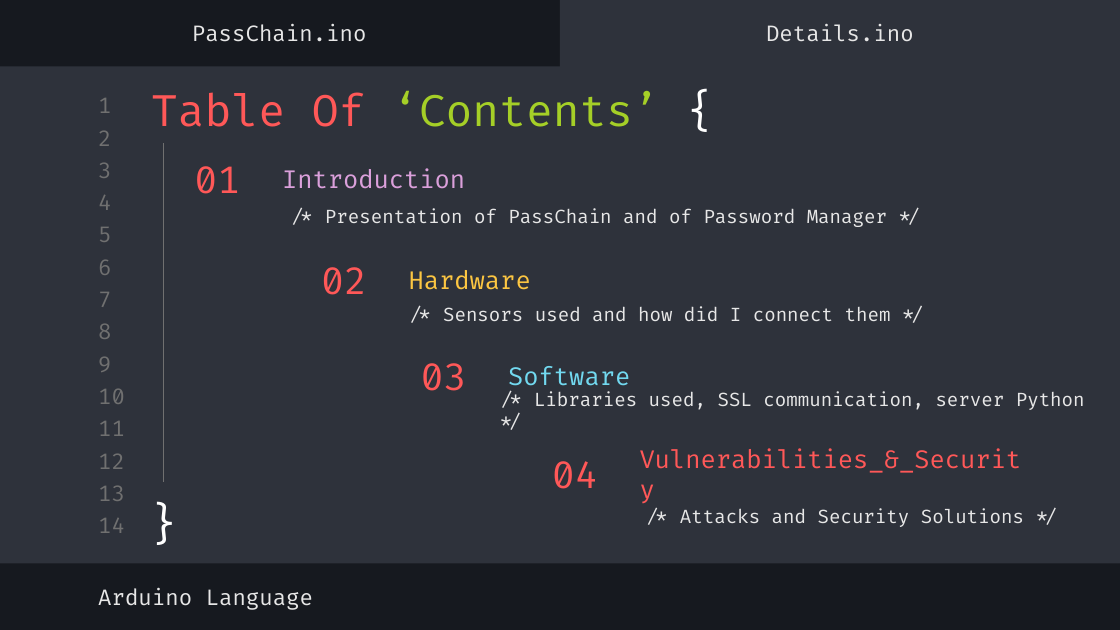
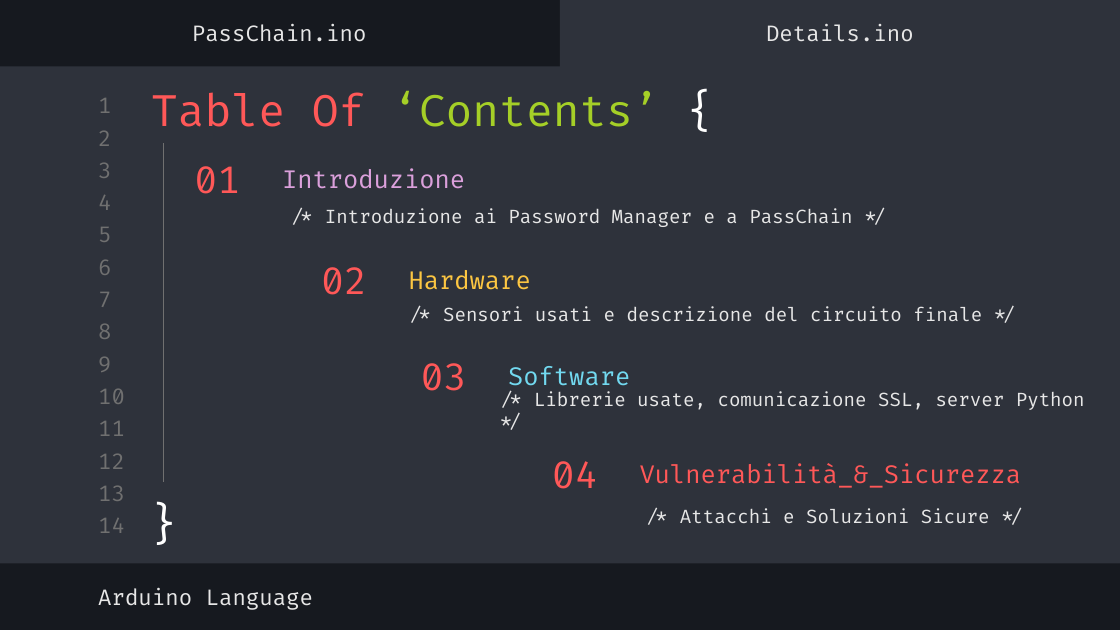
Before and after one commit to Alberto-00/PassChain-IoT, a slide deck: slide 2 of Documentazione/Presentazione/Presentazione.pptx. Drawn at 1120x630 pixels with LibreOffice and Linux fonts; fonts in the diff are those of the drawing. Boxes give left, top, right and bottom in pixels: in the first picture for what was removed or moved away, otherwise in the second. Text is boxed around its words. In the diff, an @@ line names an element or a change of style, - is before the commit and + after.

```diff
--- a/Documentazione/Presentazione/Presentazione.pptx
+++ b/Documentazione/Presentazione/Presentazione.pptx
@@ subtitle at bbox=[282, 168, 465, 189]: text changed @@
-Introduction
+Introduzione
@@ subtitle at bbox=[325, 209, 852, 227]: text changed @@
-/* Presentation of PassChain and of Password Manager */
+/* Introduzione ai Password Manager e a PassChain */
@@ subtitle at bbox=[443, 307, 982, 321]: text changed @@
-/* Sensors used and how did I connect them */
+/* Sensori usati e descrizione del circuito finale */
@@ subtitle at bbox=[534, 391, 1085, 410]: text changed @@
-/* Libraries used, SSL communication, server Python */
+/* Librerie usate, comunicazione SSL, server Python */
@@ text at bbox=[640, 463, 1022, 488]: text changed @@
-Vulnerabilities_&_Security
+Vulnerabilità_&_Sicurezza
@@ text at bbox=[680, 508, 990, 523]: text changed @@
-/* Attacks and Security Solutions */
+/* Attacchi e Soluzioni Sicure */
```
Also in this commit, not shown: 29 other slides changed, 3 other files.
